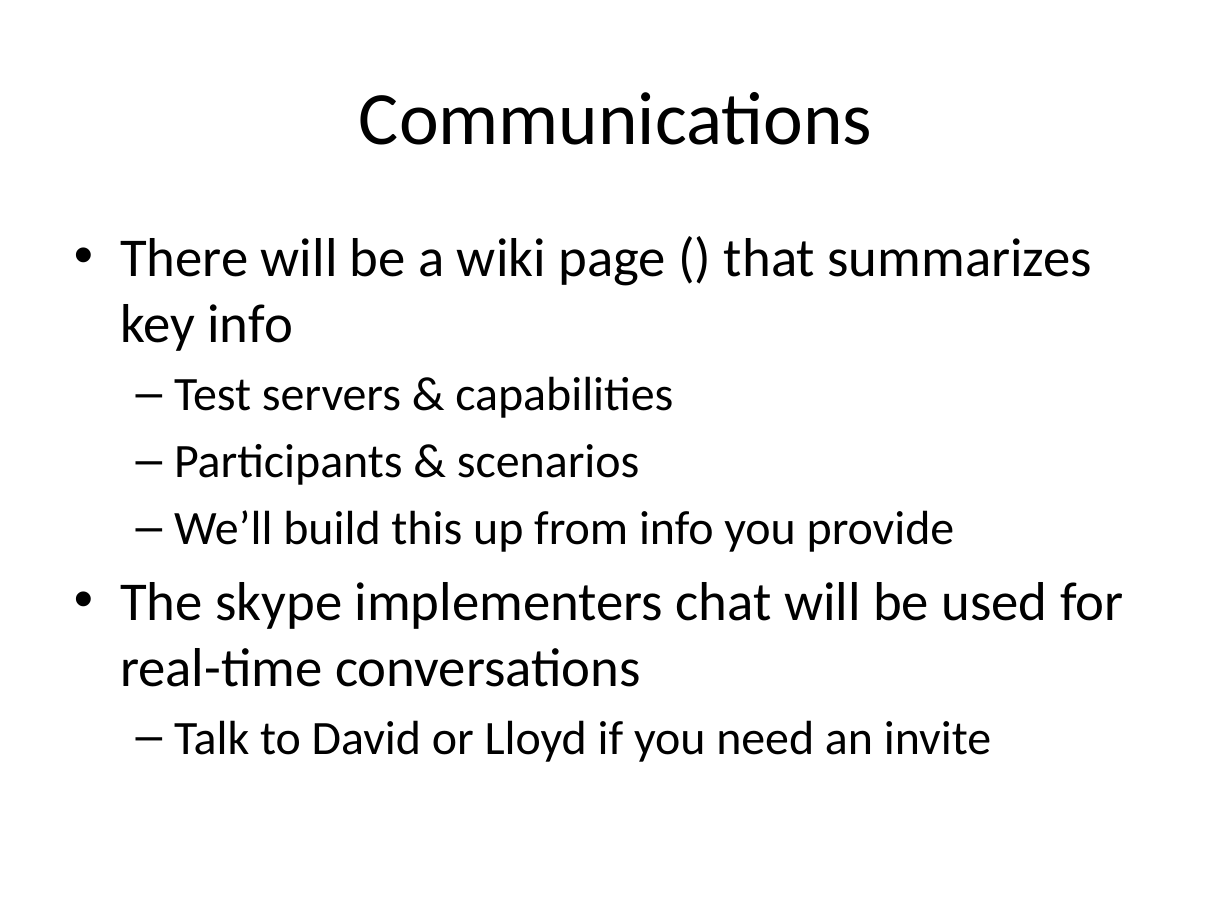
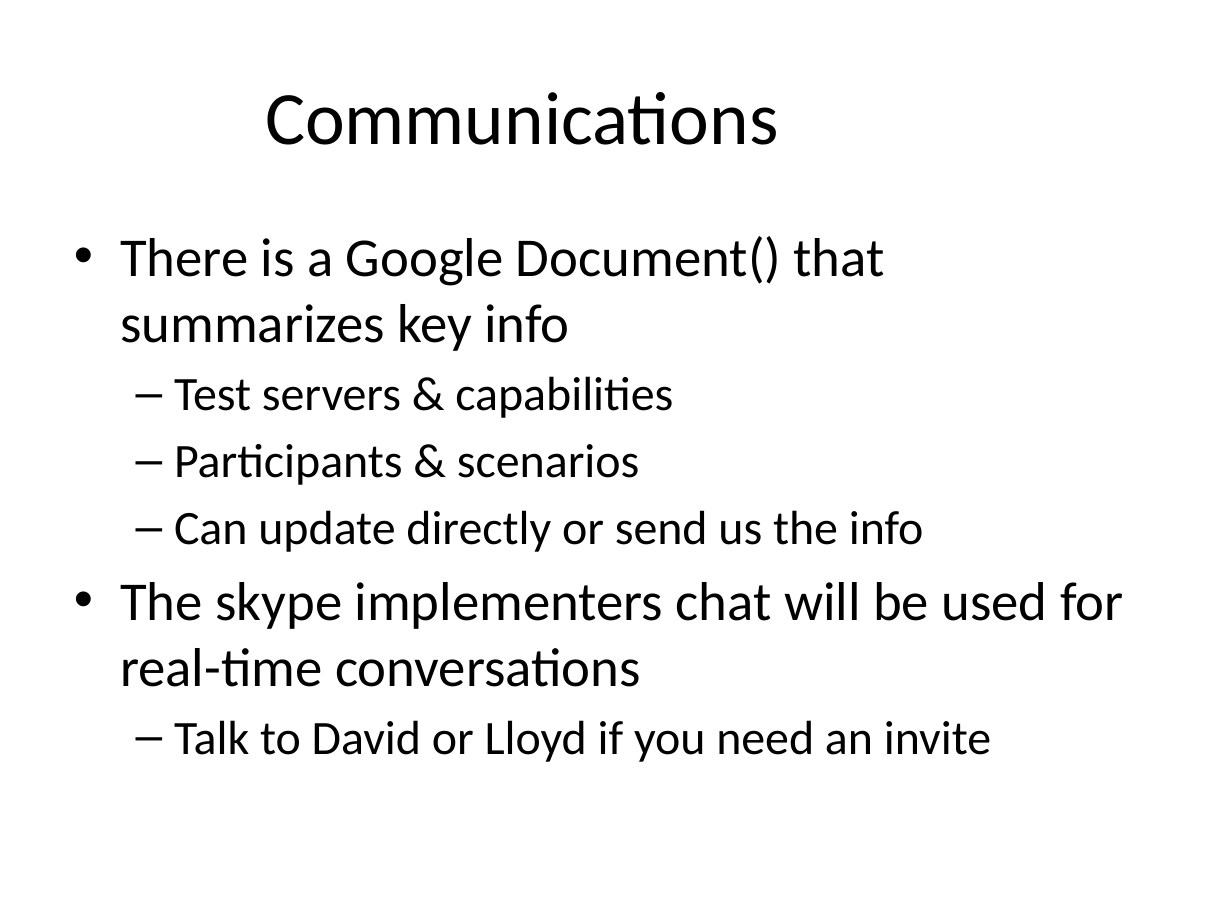
Before and after one commit to vista-novo/fhir, a slide deck: slide 5 of connectathons/Boston2013/Introduction.pptx (slide 4 before the commit). Drawn at 1232x924 pixels with LibreOffice and Linux fonts; fonts in the diff are those of the drawing; background and template pictures are left out. Boxes give left, top, right and bottom in pixels: in the first picture for what was removed or moved away, otherwise in the second. Text is boxed around its words. In the diff, an @@ line names an element or a change of style, - is before the commit and + after.

```diff
--- a/connectathons/Boston2013/Introduction.pptx
+++ b/connectathons/Boston2013/Introduction.pptx
@@ title "Communications": place and size @@
-title "Communications" at box(359, 92, 872, 145)
+title "Communications" at box(265, 92, 778, 145)
@@ text at box(120, 236, 885, 351): text changed @@
-• There will be a wiki page () that summarizes key info
+• There is a Google Document() that summarizes key info
@@ text at box(174, 510, 924, 552): text changed @@
-  – We’ll build this up from info you provide
+  – Can update directly or send us the info
```
Also in this commit, not shown: 5 other slides changed, 2 slides added.
